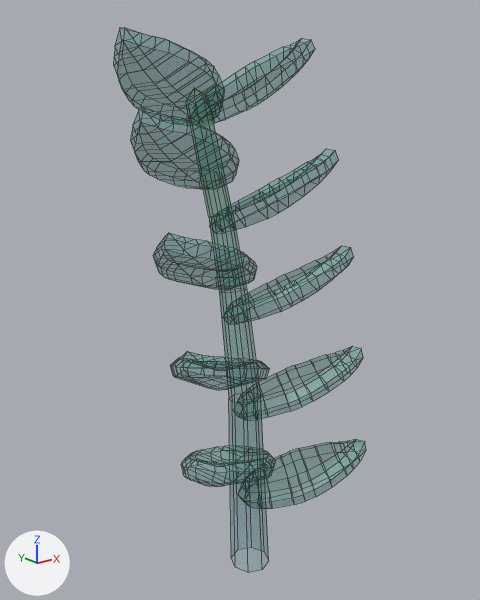
An edit to the FBX model Assets/Models/Tiny Treats plants/zzplant_leaf_large_A.fbx, drawn before and after from the same camera.
Camera for both pictures: a camera (50 mm lens) standing at (-1.247, -1.502, 1.448) and looking at (0.007, 0.066, 0.82). The axes (+X, +Y, +Z) are drawn at lower left. The lights are the same throughout. Mesh edges are drawn as thin lines. Objects named as collision shapes, trigger or cutter boxes, shadow casters or lower levels of detail are left out. Where no turn or scale is listed for an object, it has been applied to the vertices.

Objects in the first picture: 'zzplant_leaf_large_A'.
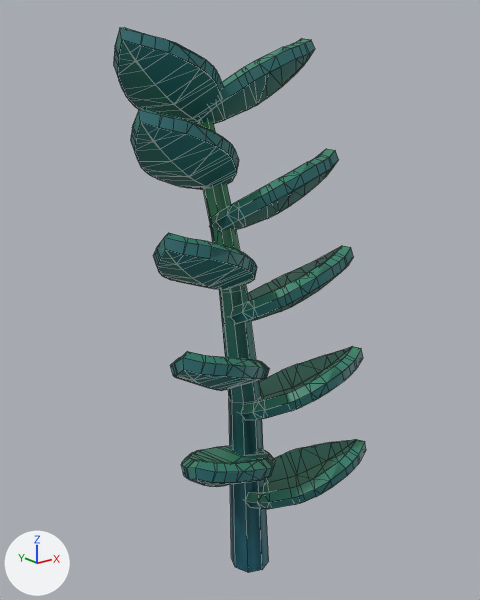
The change, as a list of edits to the scene's bpy script:
```text
Change img_tiny_treats_texture_1_png:
    img_tiny_treats_texture_1_png: load_image('tiny_treats_texture_1.png', 'tiny_treats_texture_1.png', 1024, 1024, 'Non-Color') -> load_image('tiny_treats_texture_1.png', 'tiny_treats_texture_1.png', 1024, 1024, 'sRGB')
Change mat_tiny_treats_1:
    remove n3 = _N.new('ShaderNodeTexImage'); n3.name = 'Image Texture.001'
    remove n3.image = img_tiny_treats_texture_1_png
    where n0 = _N.new('ShaderNodeBsdfPrincipled'); n0.name = 'Principled BSDF'
    remove _L.new(n3.outputs[0], n0.inputs[4])  # 'Color' to 'Alpha'
    where n2 = _N.new('ShaderNodeTexImage'); n2.name = 'Image Texture'
    add _L.new(n2.outputs[1], n0.inputs[4])  # 'Alpha' to 'Alpha'
Add me_zzplant_leaf_large_a_001:
    me_zzplant_leaf_large_a_001.from_pydata(...)  # 550 vertices, 660 faces; spans x -0.34..0.33, y -0.24..0.33, z -0.11..1.61
    me_zzplant_leaf_large_a_001.materials.append(mat_tiny_treats_1)  # picture img_tiny_treats_texture_1_png
Add ob_zzplant_leaf_large_a_lod1:
    ob_zzplant_leaf_large_a_lod1 = bpy.data.objects.new('zzplant_leaf_large_A_LOD1', me_zzplant_leaf_large_a_001)
    ob_zzplant_leaf_large_a_lod1.location = (0.0, 0.0, 0.0)
```

Changed parts and their boxes (x1, y1, x2, y2) in the pictures (480 x 600 px):
'zzplant_leaf_large_A', surface changed
    both: (114, 28, 365, 573)
'zzplant_leaf_large_A_LOD1', added (cyan)
    after: (114, 27, 366, 572)
